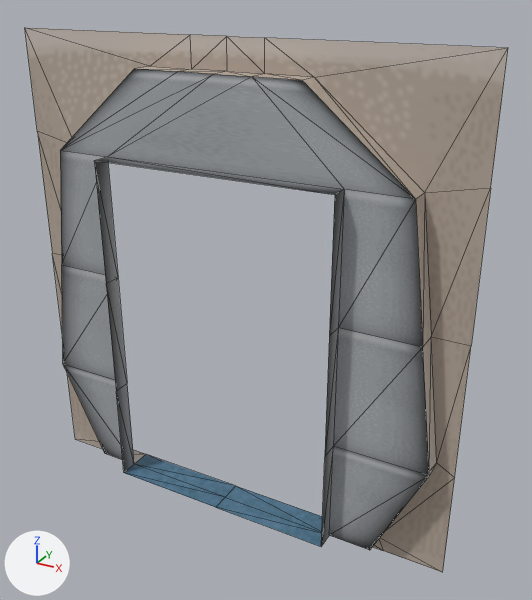
Before and after pictures for a commit that changed the glTF model sourceModels/galaxyCorridorEndDoor.glb.
One viewpoint serves both versions: a 50 mm camera at (2.24, -4.62, 3.3) aimed at (0.24, -0.99, 1.48). Arrows for +X, +Y and +Z are at lower left; the lights stay in place. Mesh edges are drawn as thin lines. Vertices at the same position are counted once.

Names of what the first picture shows: 'EndWithDoor'.
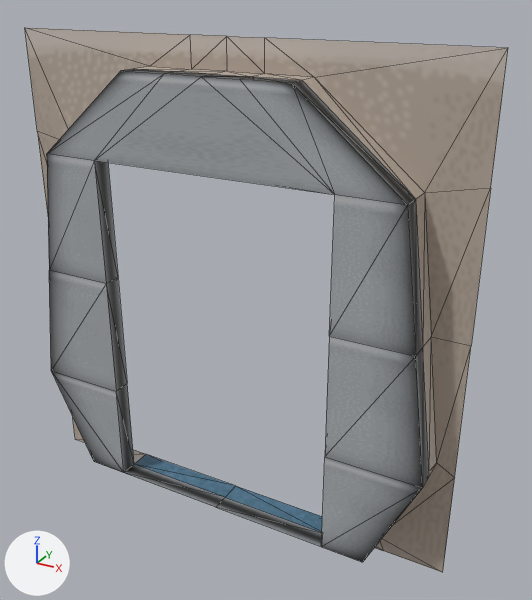
What changed in the scene script:
```text
Change me_plane_010:
    used by ob_endwithdoor; location = (0.0, -2.0, 0.0)
    remove me_plane_010.from_pydata(...)  # 63 vertices, 101 faces; spans x -1.5..1.5, y 0.74..1.0, z -0.1..3.0
    add me_plane_010.from_pydata(...)  # 76 vertices, 144 faces; spans x -1.5..1.5, y 0.74..1.0, z -0.1..3.0
    me_plane_010 part 1
    13 new vertices lie (0.0, -0.12, 0.0) away from vertices in x -1.39..1.39, y 0.86, z 0.0..2.82
    43 new faces join them
    me_plane_010 part 2: 18 kept faces spanning x -0.79..0.79, y 0.74..0.86, z 0.0..2.28 get new texture (UV) coordinates
```

What differs and where, as boxes (x1, y1, x2, y2) in the pictures (532 x 600 px):
part 1 of me_plane_010, added: after (47, 69, 429, 562)
part 2 of me_plane_010, surface changed: (95, 161, 322, 547) in both
